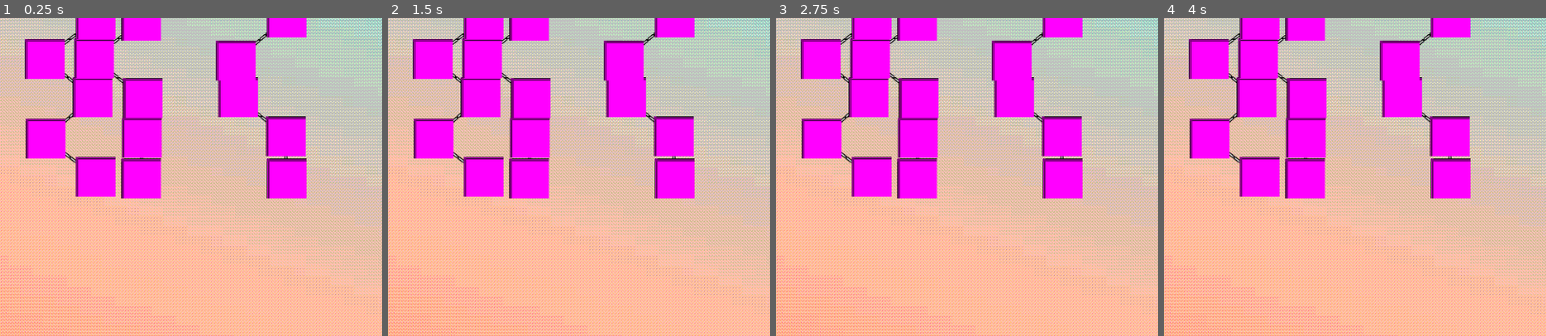
Above: before the commit, frames 1-4 (left to right).
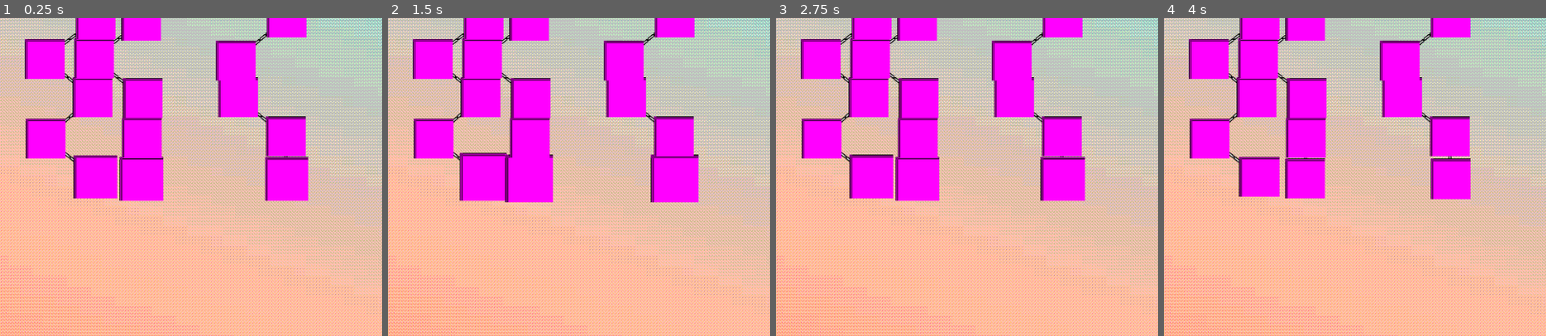
Above: after the commit, the same moments.

Repository: Levartar/2025-Brackeys-Game-Jam
Game: Godot game, scene res://scenes/map/map.tscn
Two runs of this game, one before a commit and one after it. Both use one fixed random seed, a clock stepped at 60 frames per second and the inputs below. This scene is started directly instead of the project's main scene.
Inputs (mouse positions are % of the whole screen's width and height, from its top left):
- Up to frame 1 (0.25 s): no input
- Up to frame 2 (1.5 s): move the mouse to (41, 50) at 0.52 s; hold D (right) 0.53-1.28 s; hold Shift (boost_plane) 0.53-1.28 s; click (41, 50) at 0.67 s; move the mouse to (47, 50) at 1.27 s; hold A (left) from 1.28 s (still down); tap Space (deploy) at 1.35 s; click (47, 50) at 1.42 s
- Up to frame 3 (2.75 s): move the mouse to (66, 50) at 2.02 s; release A (left) at 2.03 s; hold D (right) from 2.03 s (still down); hold Mouse wheel down (scroll_down) from 2.03 s (still down); click (66, 50) at 2.17 s
- Up to frame 4 (4 s): move the mouse to (35, 44) at 2.77 s; release Mouse wheel down (scroll_down) at 2.78 s; tap Mouse wheel up (scroll_up) at 2.85 s; click (35, 44) at 2.92 s; move the mouse to (47, 44) at 3.52 s; release D (right) at 3.53 s; hold A (left) from 3.53 s (still down); hold Shift (boost_plane) from 3.53 s (still down); click (47, 44) at 3.67 s
The pictures show only the part of the screen within x 29-79%, y 25-75%; the shares and areas given below are measured in that part.

The runs differ from the first frame. In frame 1, 1.4% of the frame differs, in the area x 19-81%, y 43-58%; in frame 2, 2.1%, in the area x 18-82%, y 42-58%; in frame 3, 1.5%; in frame 4, 0.3%.
Error after the commit: Invalid access to property or key 'room' on a base object of type 'Control (Map)'. (res://scripts/map/map.gd:133)

Commit message:
make maps clickable

Diff:
--- a/scenes/map/map.tscn
+++ b/scenes/map/map.tscn
@@ -21,6 +21,7 @@
 anchor_bottom = 1.0
 grow_horizontal = 2
 grow_vertical = 2
+mouse_filter = 2
 script = ExtResource("1_a2pkv")
 
 [node name="Visuals" type="Node2D" parent="."]
@@ -45,4 +46,5 @@
 anchor_bottom = 1.0
 grow_horizontal = 2
 grow_vertical = 2
+mouse_filter = 2
 texture = SubResource("GradientTexture2D_fcby6")
--- a/scripts/map/map.gd
+++ b/scripts/map/map.gd
@@ -74,7 +74,7 @@
 func unlock_floor(which_floor: int = floors_climbed) -> void:
 	for map_room: MapRoom in rooms.get_children():
 		if map_room.row == which_floor:
-			map_room.available = true
+			map_room.set_available(true)
 
 #
 #func unlock_next_rooms() -> void:
@@ -122,12 +122,15 @@
 
 
 func _on_map_room_clicked(room: MapRoom) -> void:
+	print("Room clicked:", room)
 	for map_room: MapRoom in rooms.get_children():
 		if map_room.room.row == room.row:
 			map_room.available = false
 
 
 func _on_map_room_selected(room: MapRoom) -> void:
+	print("Room selected in map emit:", room)
+	room._on_map_room_selected(self.room)
 	last_room = room
 	floors_climbed += 1
 	#Events.map_exited.emit(room)
--- a/scripts/map/room_click.gd
+++ b/scripts/map/room_click.gd
@@ -24,7 +24,6 @@
   elif not room.selected:
     animation_player.play("RESET")
 
-
 func set_room(new_room: Room) -> void:
   room = new_room
   position = room.position
@@ -39,12 +38,12 @@
 func _on_map_room_selected(room: Room) -> void:
   if room == self.room and available:
     selected.emit(room)
-    animation_player.play("selected")
-    line_2d.modulate = Color.BURLYWOOD
-    print("Room selected: ", room.row, ", ", room.column)
+    if line_2d.visible == false:
+      animation_player.play("RESET")
+      animation_player.play("selected")
+      line_2d.visible = true
 
 func _input_event(_viewport, event, _shape_idx):
   if event is InputEventMouseButton and event.pressed and event.button_index == MOUSE_BUTTON_LEFT:
     #if available:
-        animation_player.play("selected")
-        selected.emit(room)
+    selected.emit(room)
